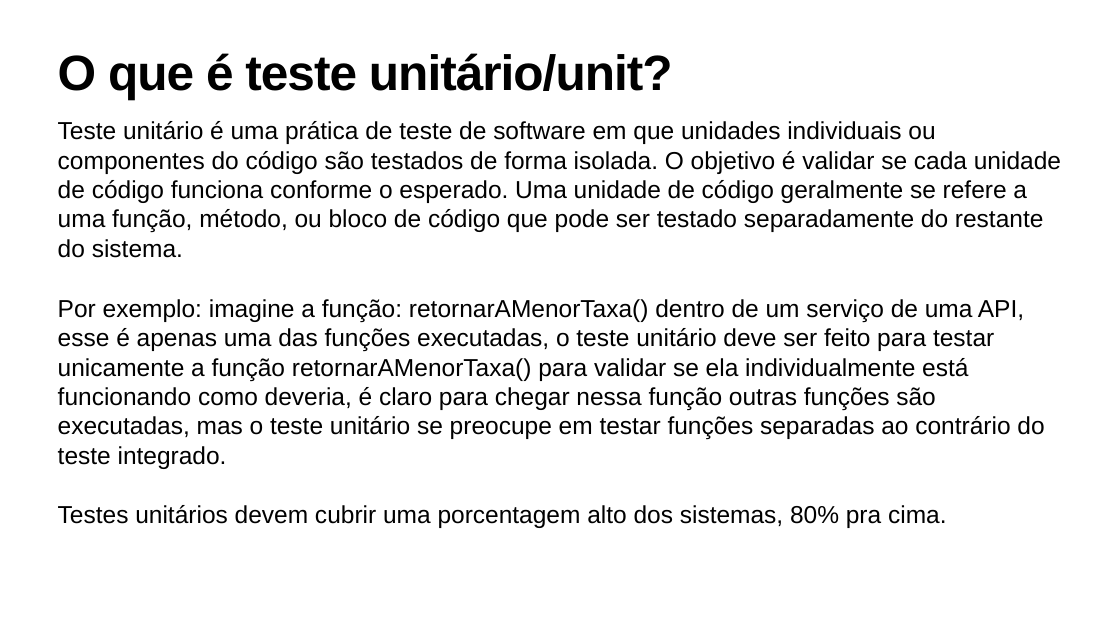
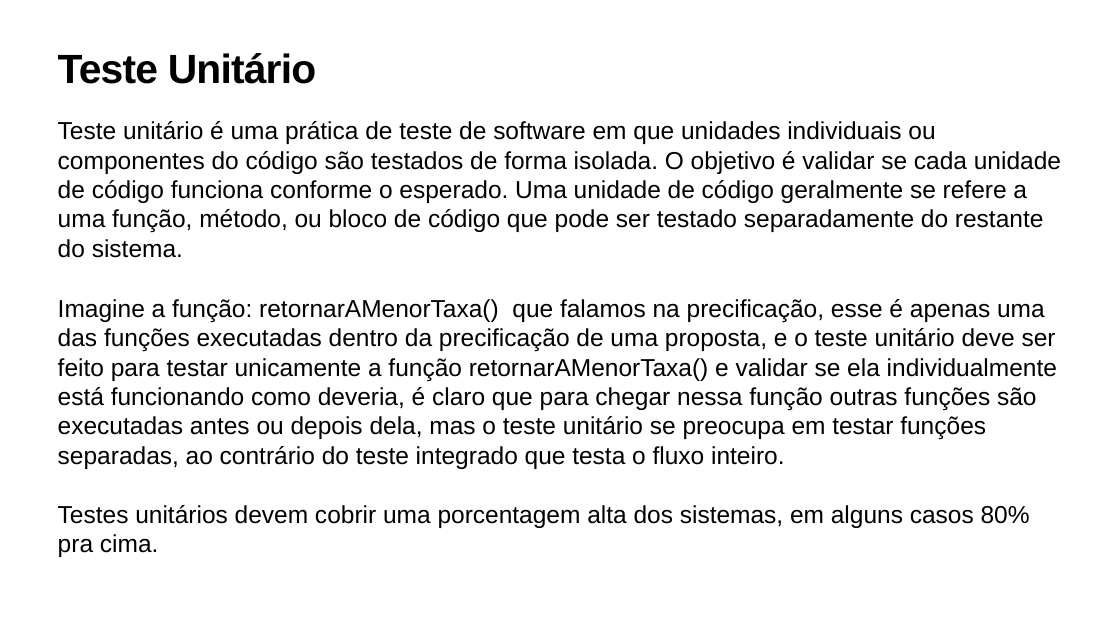
Before and after one commit to snowgui/Digimon-API-Test, a slide deck: slide 4 of aula-tech/aula-tech.pptx. Drawn at 1120x630 pixels with LibreOffice and Linux fonts; fonts in the diff are those of the drawing; background and template pictures are left out. Boxes give left, top, right and bottom in pixels: in the first picture for what was removed or moved away, otherwise in the second. Text is boxed around its words. In the diff, an @@ line names an element or a change of style, - is before the commit and + after.

```diff
--- a/aula-tech/aula-tech.pptx
+++ b/aula-tech/aula-tech.pptx
@@ title at <box>58,53,316,84</box>: text changed; size 85 to 70 pt @@
-O que é teste unitário/unit?
+Teste Unitário
@@ text at <box>58,299,1057,557</box>: text changed @@
-Por exemplo: imagine a função: retornarAMenorTaxa() dentro de um serviço de uma API, esse é apenas uma das funções executadas, o teste unitário deve ser feito para testar unicamente a função retornarAMenorTaxa() para validar se ela individualmente está funcionando como deveria, é claro para chegar nessa função outras funções são executadas, mas o teste unitário se preocupe em testar funções separadas ao contrário do teste integrado.
-Testes unitários devem cubrir uma porcentagem alto dos sistemas, 80% pra cima.
+Imagine a função: retornarAMenorTaxa() que falamos na precificação, esse é apenas uma das funções executadas dentro da precificação de uma proposta, e o teste unitário deve ser feito para testar unicamente a função retornarAMenorTaxa() e validar se ela individualmente está funcionando como deveria, é claro que para chegar nessa função outras funções são executadas antes ou depois dela, mas o teste unitário se preocupa em testar funções separadas, ao contrário do teste integrado que testa o fluxo inteiro.
+Testes unitários devem cobrir uma porcentagem alta dos sistemas, em alguns casos 80% pra cima.
```
Also in this commit, not shown: 7 other slides changed, 2 other files.
